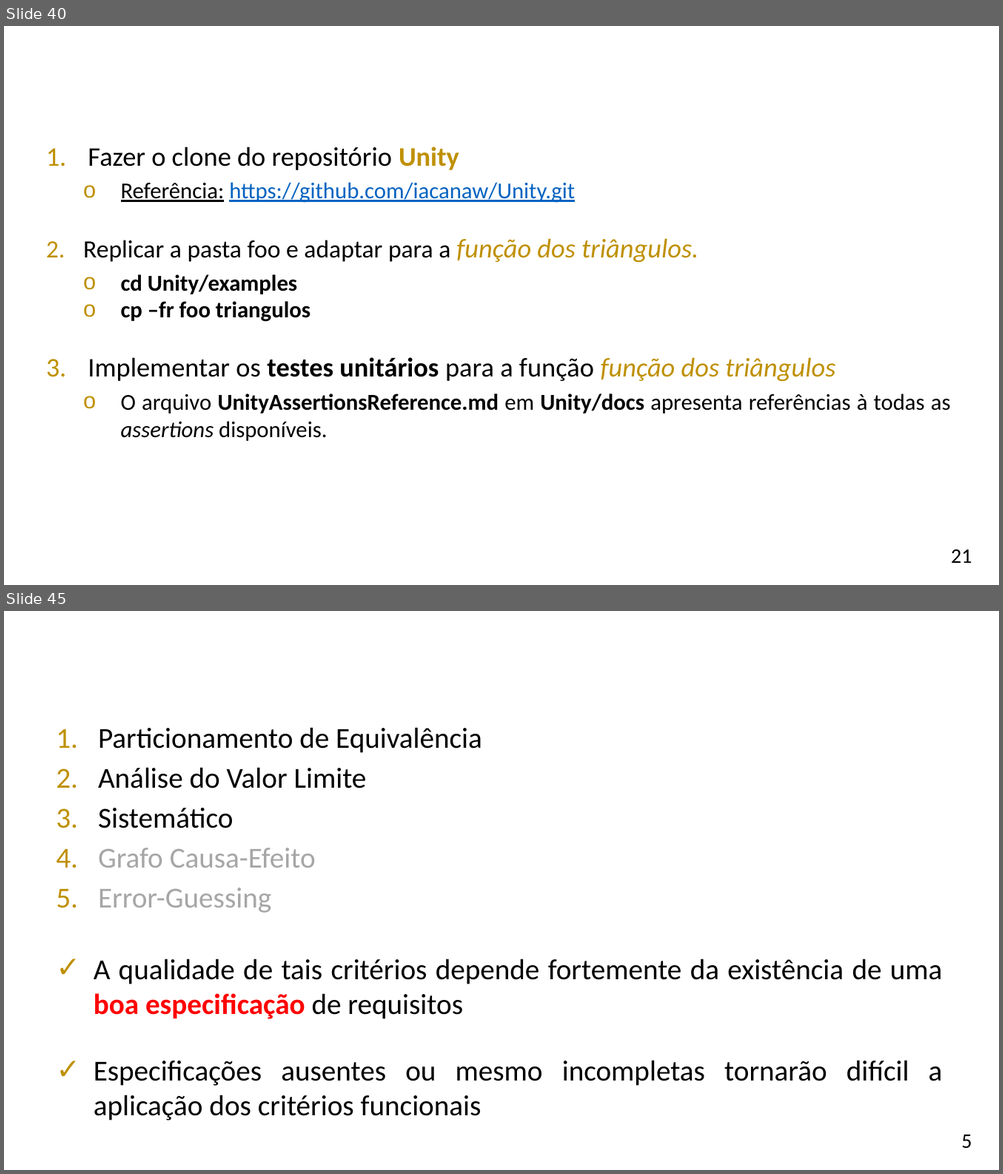
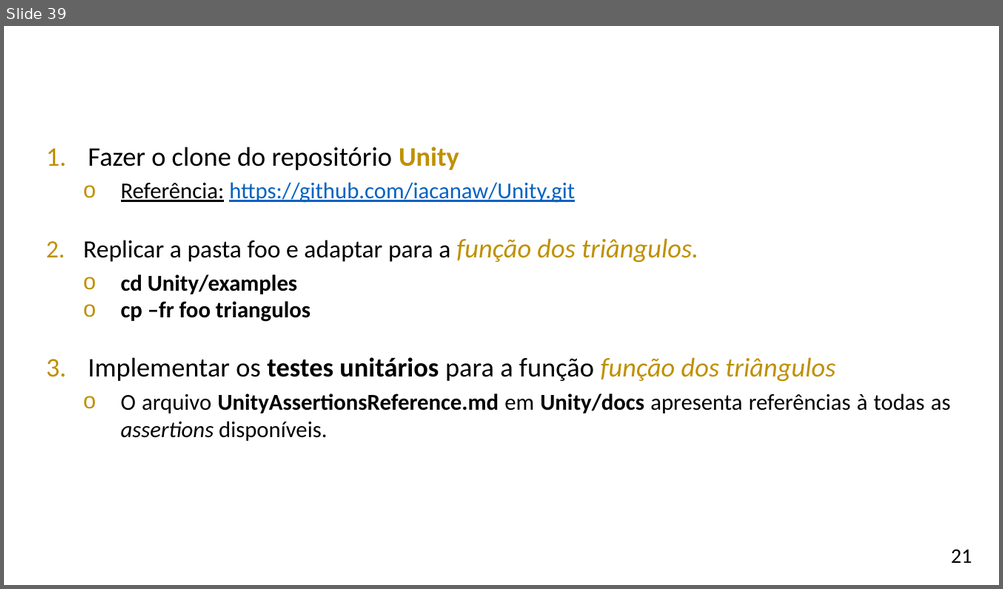
Before and after one commit to iacanaweber/iacanaweber.github.io, a slide deck: aulas/css/dependability/04_teste_software/Teste de Software.pptx. Shown one above the other, each under a label of ours: slides 40 and 45 before the commit, slide 39 after it; the slides between them are not shown. The pictures are 1003x1174 and 1003x589 pixels, drawn with LibreOffice and Linux fonts; fonts in the diff are those of the drawing; background and template pictures are left out. Boxes give left, top, right and bottom in pixels: in the first picture for what was removed or moved away, otherwise in the second. Text is boxed around its words. In the diff, an @@ line names an element or a change of style, - is before the commit and + after.

```diff
--- a/aulas/css/dependability/04_teste_software/Teste de Software.pptx
+++ b/aulas/css/dependability/04_teste_software/Teste de Software.pptx
@@ slide 45 removed at [4,611,999,1170], background picture (left out) @@
@@ text removed at [276,621,981,664] @@
-CRITÉRIOS DE TESTE FUNCIONAL
@@ text removed at [98,727,482,913] @@
-1. Particionamento de Equivalência
-2. Análise do Valor Limite
-3. Sistemático
-4. Grafo Causa-Efeito
-5. Error-Guessing
@@ text removed at [94,959,942,1019] @@
-✓ A qualidade de tais critérios depende fortemente da existência de uma boa especificação de requisitos
@@ text removed at [94,1060,942,1121] @@
-✓ Especificações ausentes ou mesmo incompletas tornarão difícil a aplicação dos critérios funcionais
@@ text removed at [961,1135,971,1149] @@
-5
@@ what was slide 40 is now slide 39 @@
```
Also in this commit, not shown: 28 other slides removed, 8 other files.
